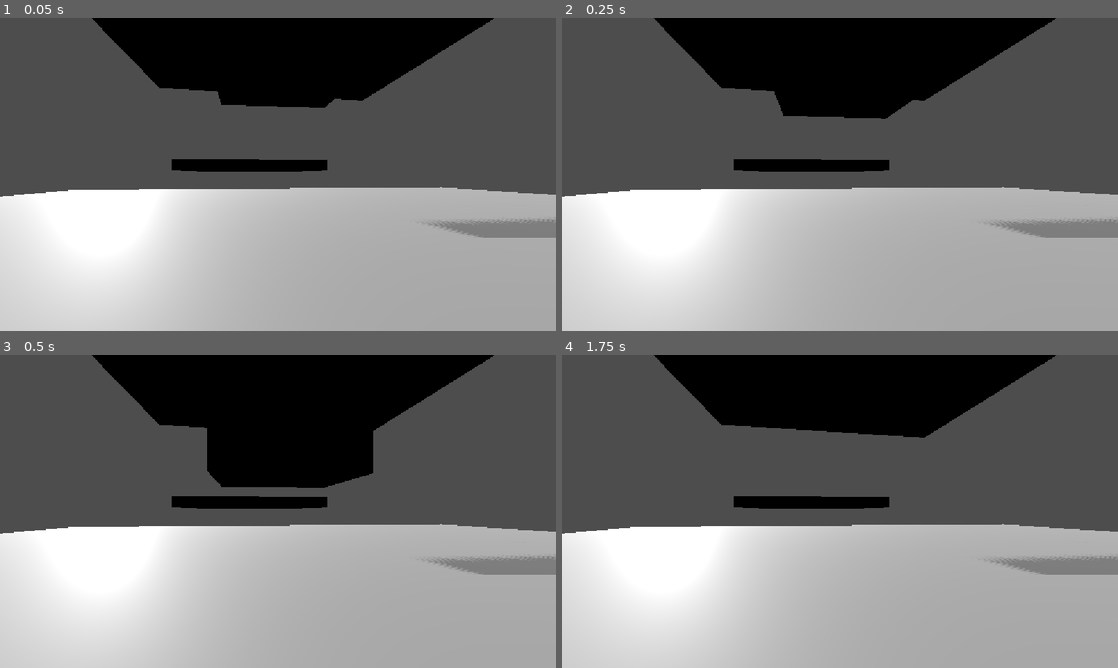
Above: before the commit, frames 1-4 (two rows, left to right).
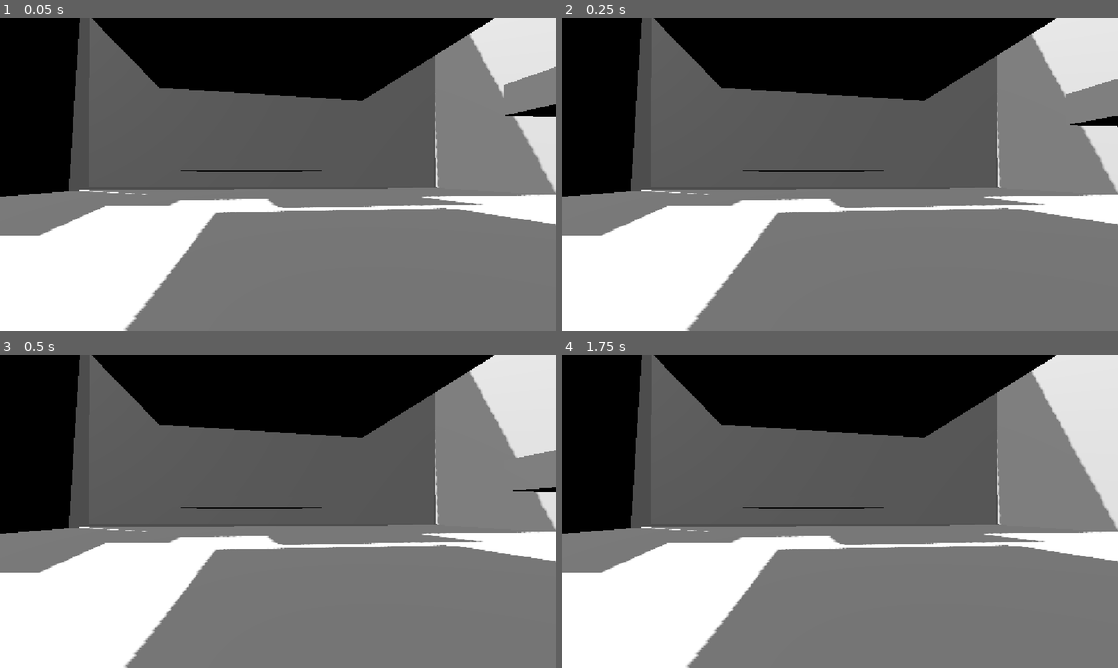
Above: after the commit, the same moments.

Repository: ankitparida124/End-Vidia
Game: Godot game, scene res://platform.tscn
Two runs of this game, one before a commit and one after it. Both use one fixed random seed, a clock stepped at 60 frames per second and the inputs below.
Inputs (mouse positions are in pixels of both pictures, inside the frame that each line leads up to):
- Up to frame 1 (0.05 s): no input
- Up to frame 2 (0.25 s): no input
- Up to frame 3 (0.5 s): no input
- Up to frame 4 (1.75 s): tap Enter (ui_accept) at 0.5, 0.77, 1.25, 1.52 s; move the mouse to (962, 495) at 0.52 s; hold Right (ui_right) 0.53-1.28 s; tap Alt at 0.6 s; click (962, 495) at 0.67 s; move the mouse to (728, 527) at 1.27 s; hold Down (ui_down) from 1.28 s (still down); tap Shift at 1.35 s

The runs differ from the first frame. In frame 1, 60% of the frame differs, in the area x 0-100%, y 0-100%; in frame 2, 61%; in frame 3, 64%; in frame 4, 59%.

Commit message:
second

Diff:
--- /dev/null
+++ b/2wall.tscn
@@ -0,0 +1,18 @@
+[gd_scene format=3 uid="uid://dry5v78tpasts"]
+
+[sub_resource type="BoxMesh" id="BoxMesh_1vivr"]
+size = Vector3(1, 39.235157, 58.207607)
+
+[sub_resource type="BoxShape3D" id="BoxShape3D_8vrlf"]
+size = Vector3(1, 38.74066, 64.49036)
+
+[node name="StaticBody3D" type="StaticBody3D" unique_id=654773850]
+transform = Transform3D(1, 0, 0, 0, 1, 0, 0, 0, 1, 0, 4, 0)
+
+[node name="MeshInstance3D" type="MeshInstance3D" parent="." unique_id=43763051]
+transform = Transform3D(1, 0, 0, 0, 1, 0, 0, 0, 1, 0.39575577, 17.175982, -5.545478)
+mesh = SubResource("BoxMesh_1vivr")
+
+[node name="CollisionShape3D" type="CollisionShape3D" parent="." unique_id=597825266]
+transform = Transform3D(0.99997497, -0.0070752385, 0, 0.0070752385, 0.99997497, 0, 0, 0, 1, -0.12479687, 17.317883, -3.4226308)
+shape = SubResource("BoxShape3D_8vrlf")
--- a/platform.tscn
+++ b/platform.tscn
@@ -2,6 +2,8 @@
 
 [ext_resource type="PackedScene" uid="uid://blq3emvcymbhp" path="res://level.tscn" id="1_mi635"]
 [ext_resource type="PackedScene" uid="uid://dumue4qkb0r8s" path="res://character_body_3d.tscn" id="2_s8bxr"]
+[ext_resource type="PackedScene" uid="uid://ckswf7rfea2dc" path="res://walls.tscn" id="3_ry5bi"]
+[ext_resource type="PackedScene" uid="uid://dry5v78tpasts" path="res://2wall.tscn" id="4_ph1ng"]
 
 [sub_resource type="BoxMesh" id="BoxMesh_1vivr"]
 size = Vector3(43.084335, 1.3808594, 61.891182)
@@ -14,7 +16,7 @@
 [node name="StaticBody3D" type="StaticBody3D" parent="." unique_id=1144774247]
 
 [node name="MeshInstance3D" type="MeshInstance3D" parent="StaticBody3D" unique_id=1091952022]
-transform = Transform3D(1, 0, 0, 0, 1, 0, 0, 0, 1, 14.179391, -0.5230937, -5.5812664)
+transform = Transform3D(0.99998623, -0.0049750693, -0.0016696656, 0.0049756495, 0.99998754, 0.00034374103, 0.0016679349, -0.00035204284, 0.99999857, 14.179391, -0.5230937, -5.5812664)
 mesh = SubResource("BoxMesh_1vivr")
 
 [node name="CollisionShape3D" type="CollisionShape3D" parent="StaticBody3D" unique_id=2012714740]
@@ -34,15 +36,27 @@
 transform = Transform3D(1, 0, 0, 0, 1, 0, 0, 0, 1, 27.409286, 26.625126, 0)
 
 [node name="CharacterBody3D" parent="." unique_id=1896789144 instance=ExtResource("2_s8bxr")]
-transform = Transform3D(1, 0, 0, 0, 1, 0, 0, 0, 1, 31.113998, 5.0080194, -1.6784544)
+transform = Transform3D(1, 0, 0, 0, 1, 0, 0, 0, 1, 31.00997, 4.9748497, -10.667441)
 
 [node name="Camera3D" type="Camera3D" parent="." unique_id=1053157424]
 transform = Transform3D(0.12548079, 0, 0.99209607, 0, 1, 0, -0.99209607, 0, 0.12548079, 37.748432, 2.550788, -0.5938511)
 fov = 60.46163
 
 [node name="DirectionalLight3D" type="DirectionalLight3D" parent="." unique_id=536536800]
-transform = Transform3D(1, 0, 0, 0, 0.71753246, 0.6965251, 0, -0.6965251, 0.71753246, 0, 0, 26.50042)
+transform = Transform3D(0.885958, 0.33276677, 0.32302427, -0.46376544, 0.6357036, 0.617092, 0, -0.6965251, 0.71753246, -0.9519081, 0, 26.50042)
 
 [node name="DirectionalLight3D2" type="DirectionalLight3D" parent="." unique_id=928593430]
-transform = Transform3D(-0.13367319, -0.41289684, -0.9009149, 0.892751, -0.444854, 0.07141842, -0.43026403, -0.7947459, 0.42807916, 21.27581, 7.055806, -0.46473122)
+transform = Transform3D(0.7133629, -0.5899463, -0.37825507, 0.5531604, 0.14262623, 0.8207749, -0.43026403, -0.7947459, 0.42807913, 21.27581, -1.509901, -0.46473122)
 shadow_enabled = true
+
+[node name="walls" parent="." unique_id=2045252731 instance=ExtResource("3_ry5bi")]
+transform = Transform3D(-0.03192837, 0.020310879, -0.9992841, -0.04742084, -0.99869895, -0.018783573, -0.9983636, 0.046786714, 0.032850273, 2.7235298, 38.179405, 25.325994)
+
+[node name="walls2" parent="." unique_id=1811188170 instance=ExtResource("3_ry5bi")]
+transform = Transform3D(-0.031928364, 0.020310875, -0.99928397, 0.02146681, -0.9995492, -0.021001931, -0.9992584, -0.022122536, 0.031478275, 3.4494896, 37.962486, -36.05004)
+
+[node name="StaticBody3D2" parent="." unique_id=654773850 instance=ExtResource("4_ph1ng")]
+transform = Transform3D(0.99999803, 0.0019307096, -0.0007442164, -0.0019244567, 0.9999637, 0.00832158, 0.000760247, -0.008320147, 0.9999653, -8.110525, 2.906124, -0.27446747)
+
+[node name="StaticBody3D3" parent="." unique_id=1308419402 instance=ExtResource("4_ph1ng")]
+transform = Transform3D(1, 0, 0, 0, 1, 0, 0, 0, 1, 40.192562, 4, 0)
--- /dev/null
+++ b/walls.tscn
@@ -0,0 +1,17 @@
+[gd_scene format=3 uid="uid://ckswf7rfea2dc"]
+
+[sub_resource type="BoxMesh" id="BoxMesh_1vivr"]
+size = Vector3(1, 39.506107, 44.945198)
+
+[sub_resource type="BoxShape3D" id="BoxShape3D_8vrlf"]
+size = Vector3(1, 42.230934, 49.519157)
+
+[node name="walls" type="StaticBody3D" unique_id=2045252731]
+
+[node name="MeshInstance3D" type="MeshInstance3D" parent="." unique_id=1044312973]
+transform = Transform3D(1, 0, 0, 0, 1, 0, 0, 0, 1, 0, 18.915417, -10.273407)
+mesh = SubResource("BoxMesh_1vivr")
+
+[node name="CollisionShape3D" type="CollisionShape3D" parent="." unique_id=1995699290]
+transform = Transform3D(1, 0, 0, 0, 1, 0, 0, 0, 1, 0, 20.2683, -9.484463)
+shape = SubResource("BoxShape3D_8vrlf")
